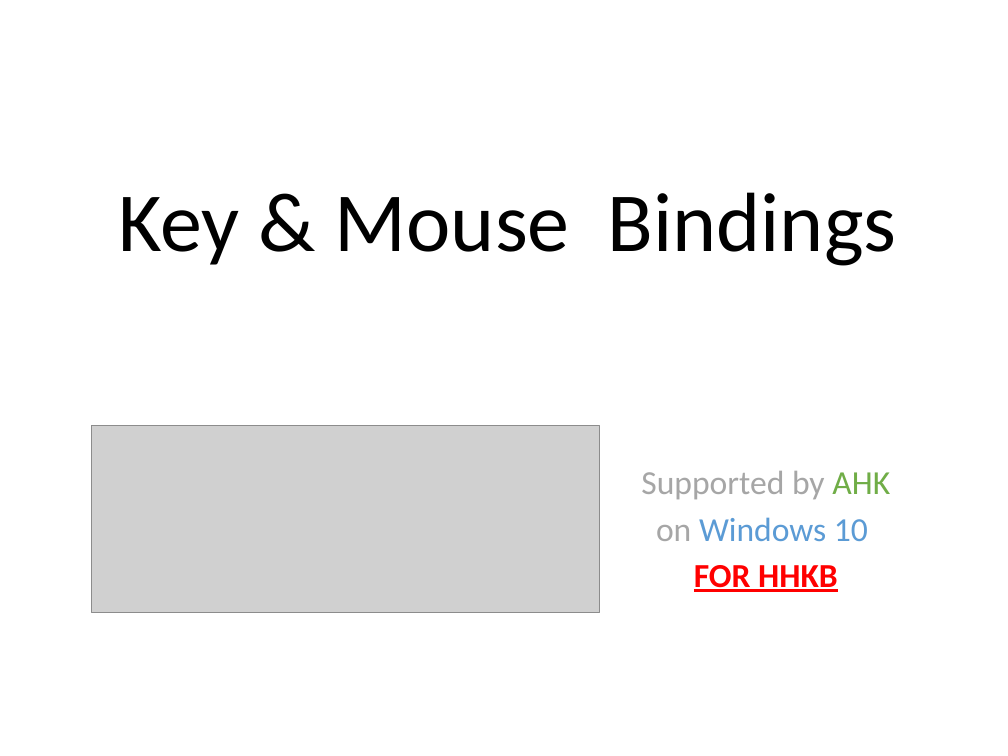
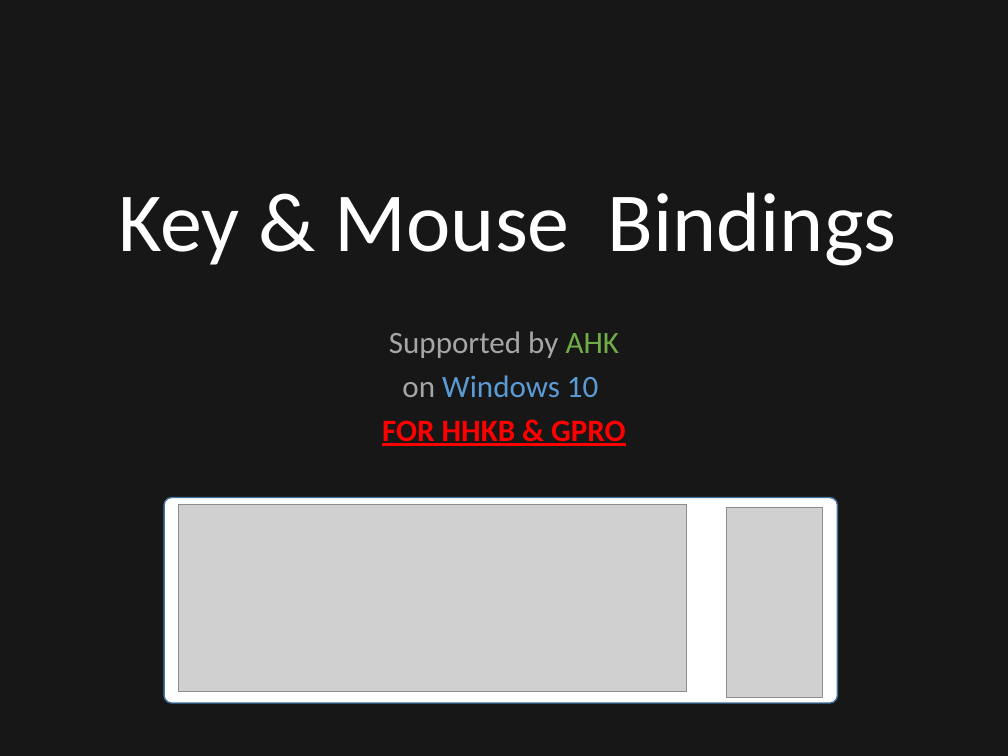
Before and after one commit to ittooo66/myAHK, a slide deck: slide 1 of MANUAL.pptx. Drawn at 1008x756 pixels with LibreOffice and Linux fonts; fonts in the diff are those of the drawing; grey boxes stand for pictures. Boxes give left, top, right and bottom in pixels: in the first picture for what was removed or moved away, otherwise in the second. Text is boxed around its words. In the diff, an @@ line names an element or a change of style, - is before the commit and + after.

```diff
--- a/MANUAL.pptx
+++ b/MANUAL.pptx
@@ background #FFFFFF to #181717 @@
@@ title "Key & Mouse Bindings" at box(118, 192, 897, 266): text colour #000000 to #FFFFFF @@
@@ subtitle "Supported by AHK": place and size @@
-subtitle "Supported by AHK" at box(641, 471, 890, 592)
+subtitle "Supported by AHK" at box(382, 331, 626, 446)
@@ subtitle at box(389, 331, 619, 397): size 24 to 22.2 pt in "Supported by AHK", "on Windows 10" @@
@@ subtitle at box(382, 420, 626, 446): text changed; size 24 to 22.2 pt @@
-FOR HHKB
+FOR HHKB & GPRO
@@ rounded rectangle added at box(164, 498, 838, 704), fill #FFFFFF, outline #43739E 1 pt @@
@@ picture: place and size @@
-picture at box(92, 425, 600, 612)
+picture at box(178, 505, 686, 691)
@@ picture added at box(726, 508, 822, 698) @@
```
Also in this commit, not shown: 11 other slides changed.
